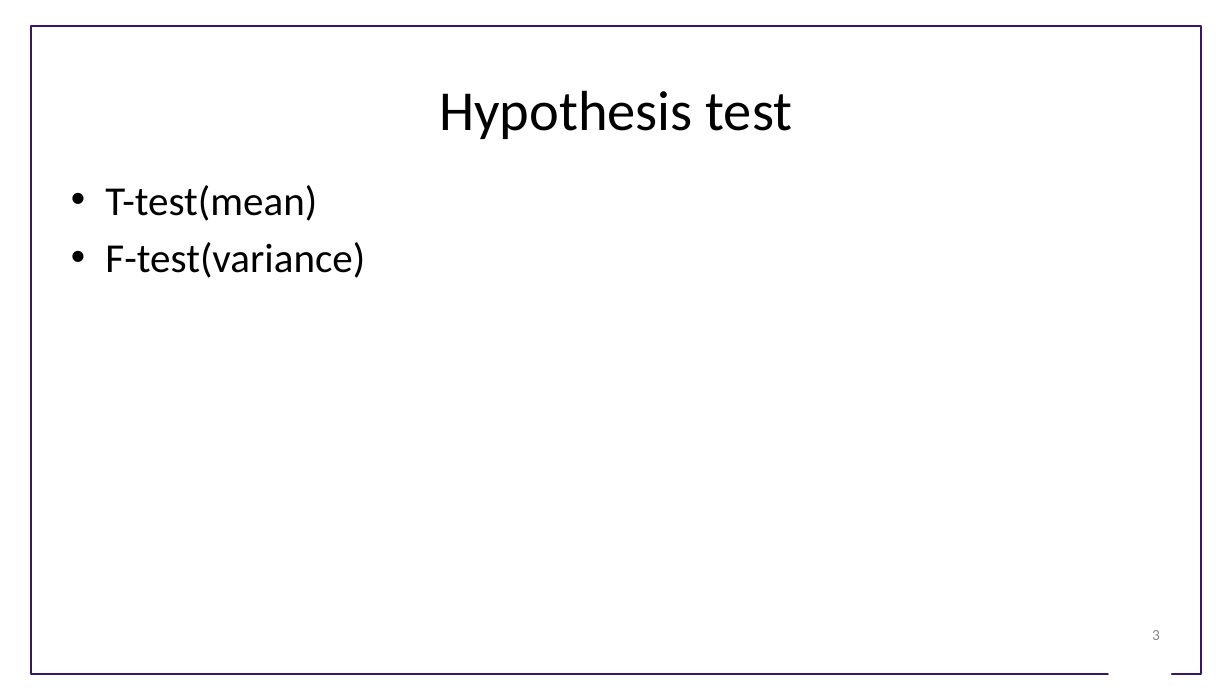
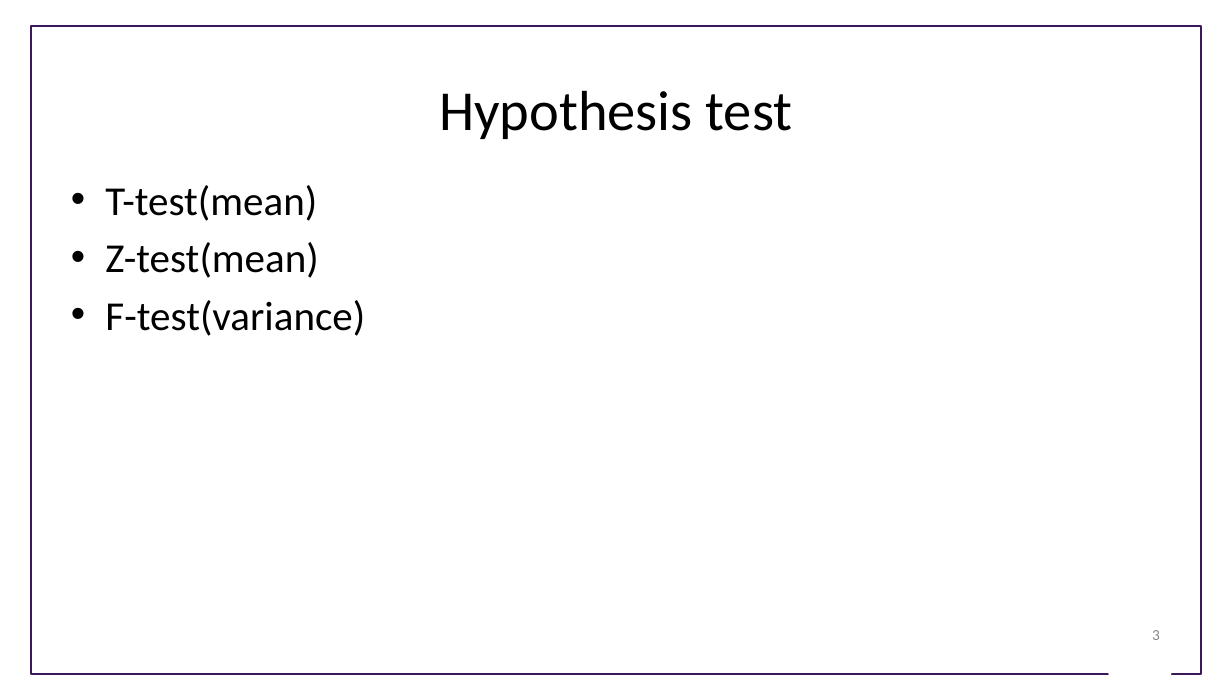
Before and after one commit to ninginthecloud/INDE321_TA, a slide deck: slide 3 of slides/S2_ControlChart_0418.pptx. Drawn at 1232x693 pixels with LibreOffice and Linux fonts; fonts in the diff are those of the drawing; background and template pictures are left out. Boxes give left, top, right and bottom in pixels: in the first picture for what was removed or moved away, otherwise in the second. Text is boxed around its words. In the diff, an @@ line names an element or a change of style, - is before the commit and + after.

```diff
--- a/slides/S2_ControlChart_0418.pptx
+++ b/slides/S2_ControlChart_0418.pptx
@@ text at (105, 242, 318, 278): paragraph added @@
+• Z-test(mean)
```
Also in this commit, not shown: 1 other file.
